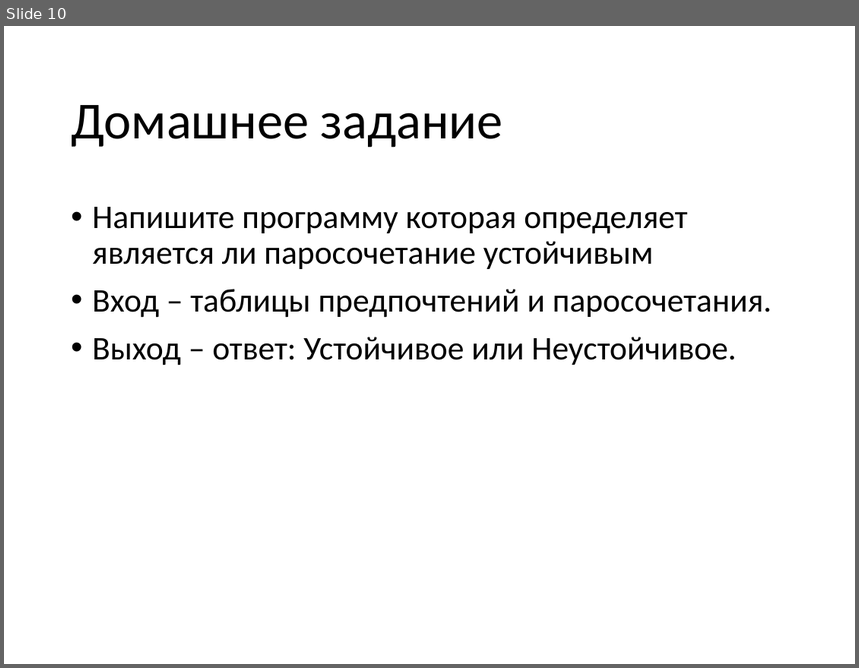
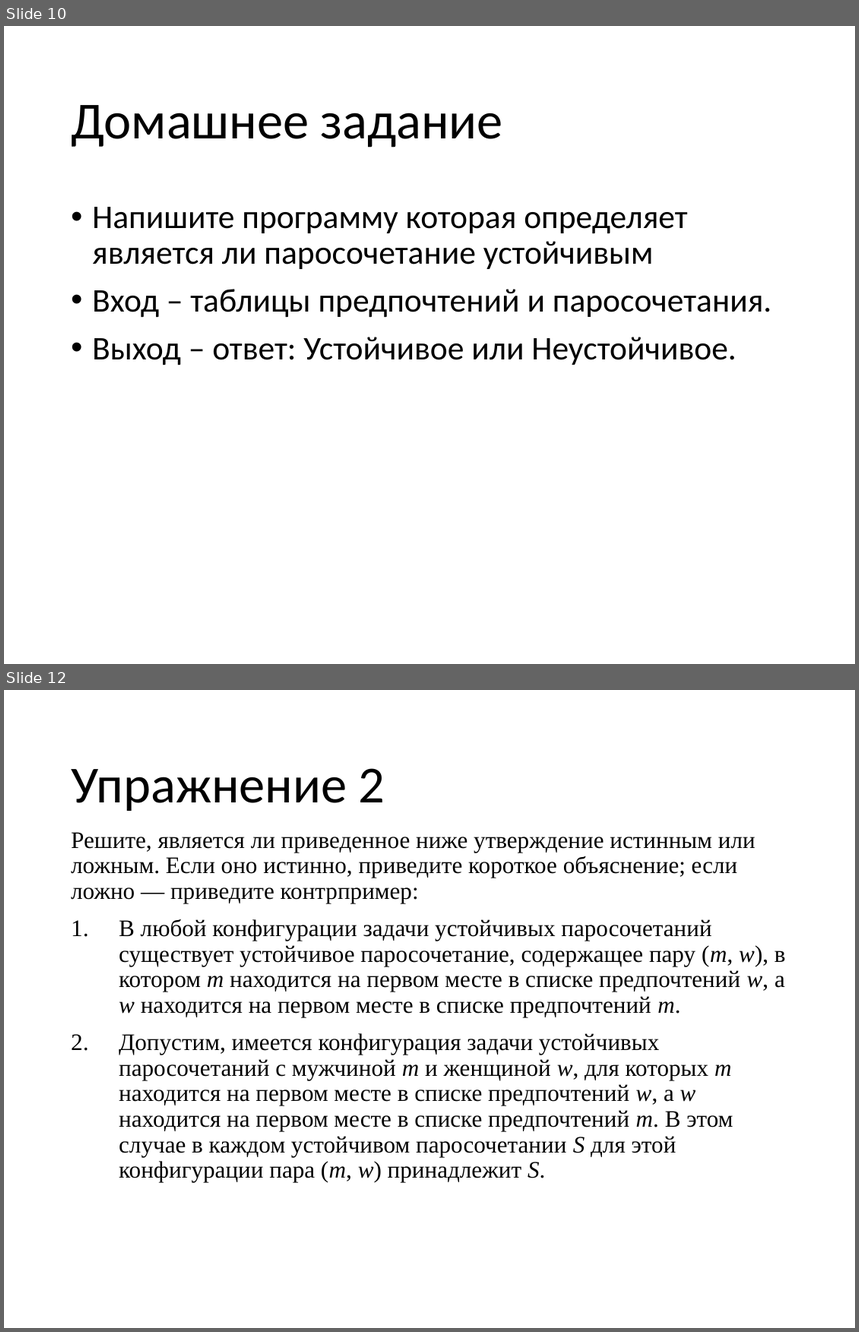
Before and after one commit to sudakov/algo-lab, a slide deck: practice.pptx. Shown one above the other, each under a label of ours: slide 10 before the commit, slides 10 and 12 after it; the slides between them are not shown. The pictures are 859x668 and 859x1332 pixels, drawn with LibreOffice and Linux fonts; fonts in the diff are those of the drawing. Boxes give left, top, right and bottom in pixels: in the first picture for what was removed or moved away, otherwise in the second. Text is boxed around its words. In the diff, an @@ line names an element or a change of style, - is before the commit and + after.

```diff
--- a/practice.pptx
+++ b/practice.pptx
@@ slide 12 added at (4, 690, 855, 1328), background #FFFFFF @@
@@ title added at (71, 768, 386, 811), 44 pt, text #000000 @@
+Упражнение 2
@@ text added at (71, 832, 786, 1182), 20 pt, text #000000 @@
+Решите, является ли приведенное ниже утверждение истинным или ложным. Если оно истинно, приведите короткое объяснение; если ложно — приведите контрпример:
+1. В любой конфигурации задачи устойчивых паросочетаний существует устойчивое паросочетание, содержащее пару (m, w), в котором m находится на первом месте в списке предпочтений w, a w находится на первом месте в списке предпочтений m.
+2. Допустим, имеется конфигурация задачи устойчивых паросочетаний с мужчиной m и женщиной w, для которых m находится на первом месте в списке предпочтений w, a w находится на первом месте в списке предпочтений m. В этом случае в каждом устойчивом паросочетании S для этой конфигурации пара (m, w) принадлежит S.
```
Also in this commit, not shown: 1 slide changed, 4 other slides added, 2 other files.
